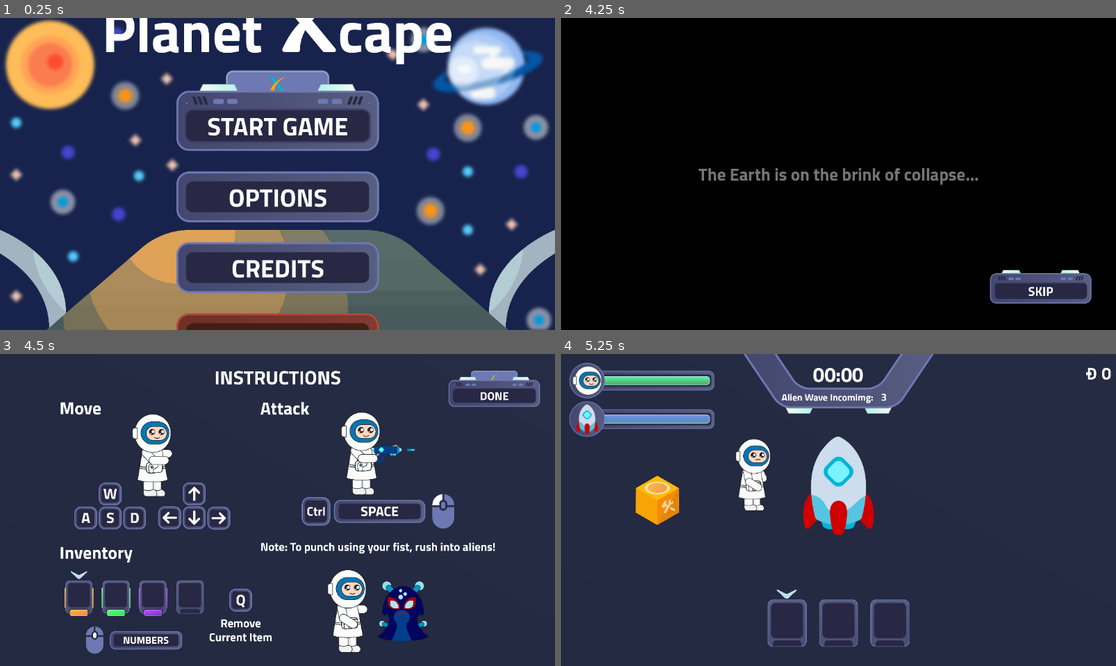
Above: before the commit, frames 1-4 (two rows, left to right).
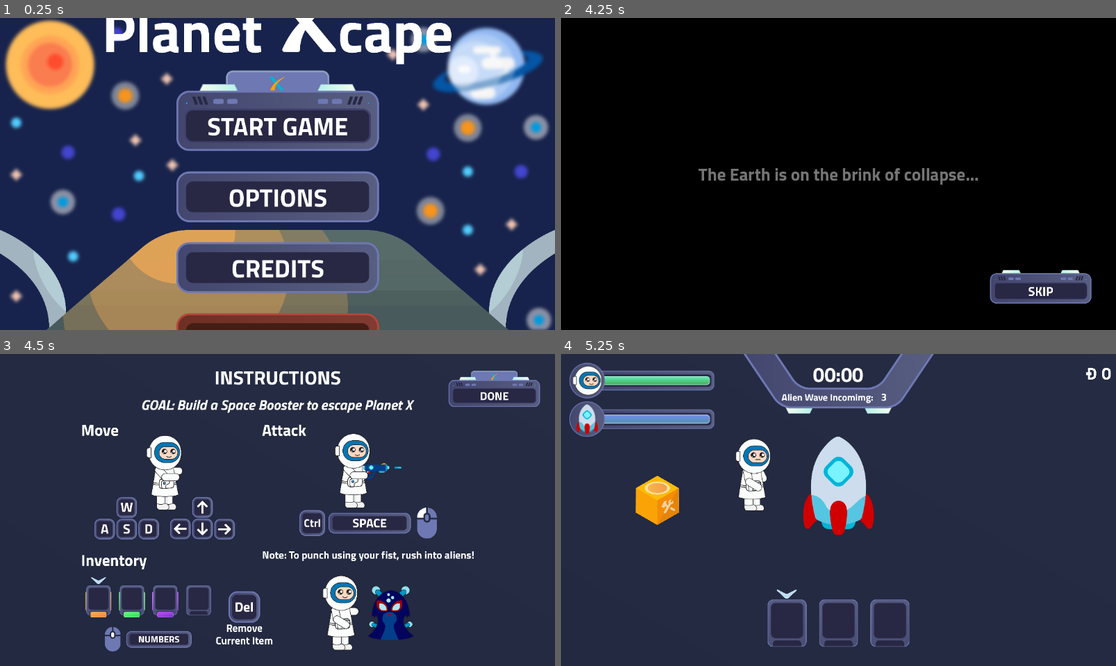
Above: after the commit, the same moments.

Repository: SenaHBHS/planet-xcape
Game: Godot game, scene res://scenes/home_screen/home.tscn
The game is run twice, just before and just after one commit, with the same random seed, the same clock (stepped at 60 frames per second) and the same inputs.
Inputs (mouse positions are in pixels of both pictures, inside the frame that each line leads up to):
- Up to frame 1 (0.25 s): no input
- Up to frame 2 (4.25 s): click (838, 111) at 0.52 s; click (838, 80) at 1.27 s; click (838, 174) at 2.02 s; type "12" at 2.1 s; click (1016, 270) at 2.75 s; click (838, 117) at 3.52 s
- Up to frame 3 (4.5 s): click (477, 619) at 4.25 s
- Up to frame 4 (5.25 s): click (1054, 388) at 5 s

Frames 1-2 are identical in both runs. In frame 3, 16% of the frame differs, in the area x 10-90%, y 5-97%; in frame 4, nothing differs.

Commit message:
updated instructions

Diff:
--- a/project.godot
+++ b/project.godot
@@ -152,11 +152,6 @@
 "events": [Object(InputEventKey,"resource_local_to_scene":false,"resource_name":"","device":-1,"window_id":0,"alt_press …(182 unchanged characters)…
 ]
 }
-place_item={
-"deadzone": 0.5,
-"events": [Object(InputEventMouseButton,"resource_local_to_scene":false,"resource_name":"","device":-1,"window_id":0,"alt_pressed":false,"shift_pressed":false,"ctrl_pressed":false,"meta_pressed":false,"button_mask":1,"position":Vector2(113, 16),"global_position":Vector2(117, 57),"factor":1.0,"button_index":1,"canceled":false,"pressed":true,"double_click":false,"script":null)
-]
-}
 
 [rendering]
 
--- a/scenes/game/game.gd
+++ b/scenes/game/game.gd
@@ -73,7 +73,7 @@
 		place_item_cursor.visible = false
 		is_defense_system_enabled = false
 
-	if Input.is_action_just_pressed("place_item") and is_defense_system_enabled:
+	if Input.is_action_just_pressed("attack") and is_defense_system_enabled:
 		# adding a defense system
 		var new_defense_system = BASE_DEFENSE_SYSTEM.instantiate()
 		new_defense_system.init_defense_system(selected_item["name"])
Binary file changed: assets/ui/how_to/how_to_ui.png
